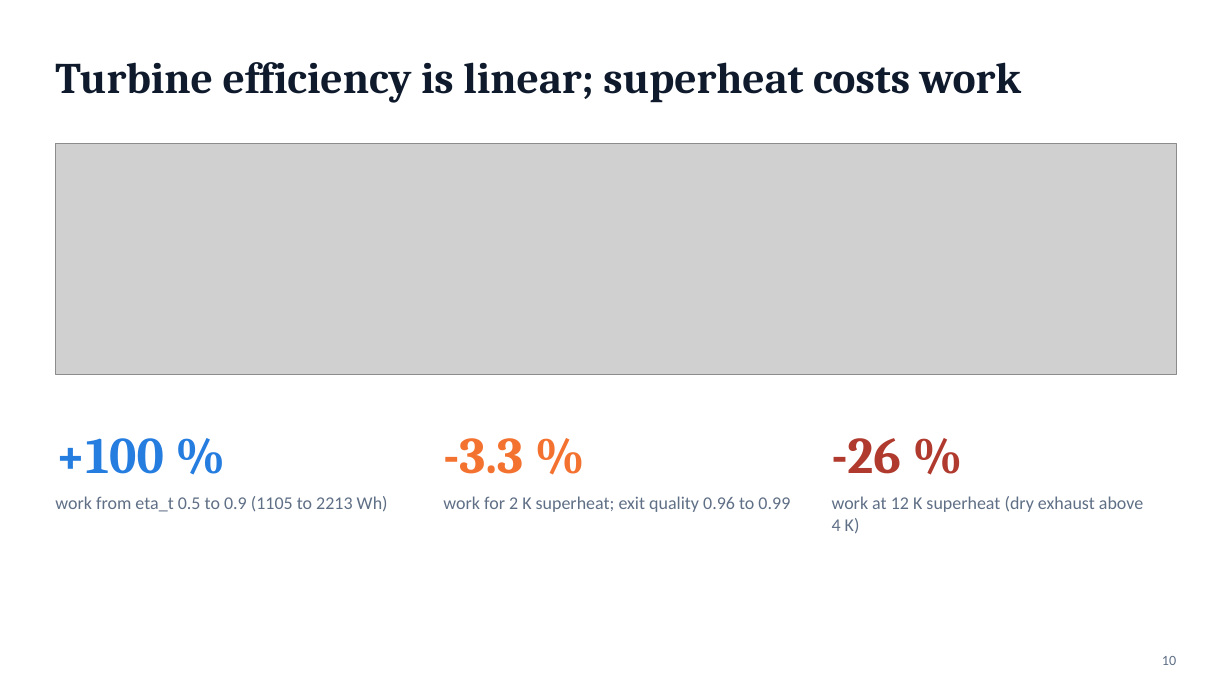
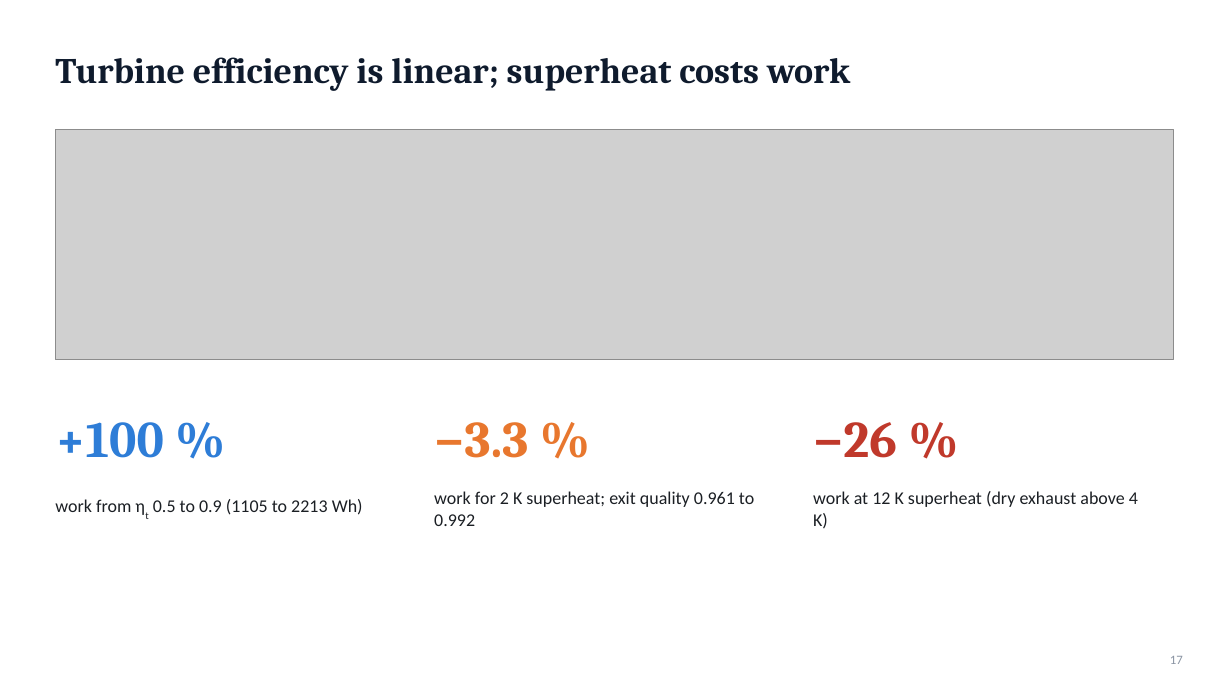
Before and after one commit to markwusc/301finalproject, a slide deck: slide 17 of presentation/Solar_Rankine_Lab_Presentation.pptx (slide 10 before the commit). Drawn at 1232x693 pixels with LibreOffice and Linux fonts; fonts in the diff are those of the drawing; grey boxes stand for pictures. Boxes give left, top, right and bottom in pixels: in the first picture for what was removed or moved away, otherwise in the second. Text is boxed around its words. In the diff, an @@ line names an element or a change of style, - is before the commit and + after.

```diff
--- a/presentation/Solar_Rankine_Lab_Presentation.pptx
+++ b/presentation/Solar_Rankine_Lab_Presentation.pptx
@@ title "Turbine efficiency is linear; superheat ..." at bbox=[55, 57, 850, 91]: size 34 to 28 pt @@
@@ picture: place and size @@
-picture at bbox=[55, 143, 1177, 374]
+picture at bbox=[55, 129, 1174, 360]
@@ text "+100 %": place and size @@
-text "+100 %" at bbox=[55, 438, 164, 474]
+text "+100 %" at bbox=[55, 422, 164, 458]
@@ text "+100 %" at bbox=[55, 422, 164, 458]: text colour #257DE0 to #2E7DD7 @@
@@ text at bbox=[434, 422, 528, 458]: text changed; text colour #F47230 to #E8772E @@
--3.3 %
+−3.3 %
@@ text at bbox=[813, 422, 897, 458]: text changed; text colour #B03A2E to #C0392B @@
--26 %
+−26 %
@@ text "work from ηt 0.5 to ..." at bbox=[55, 499, 363, 515]: vertical alignment top to middle @@
@@ text "work for 2 K superheat; ..." at bbox=[434, 491, 754, 526]: vertical alignment top to middle @@
@@ text "work at 12 K superheat ...": place and size @@
-text "work at 12 K superheat ..." at bbox=[832, 496, 1143, 534]
+text "work at 12 K superheat ..." at bbox=[813, 491, 1138, 528]
@@ text "work at 12 K superheat ..." at bbox=[813, 491, 1138, 528]: text colour #5F6F86 to #1B1F24; vertical alignment top to middle @@
@@ text at bbox=[55, 499, 363, 515]: text changed; text colour #5F6F86 to #1B1F24 @@
-work from eta_t 0.5 to 0.9 (1105 to 2213 Wh)
+work from ηt 0.5 to 0.9 (1105 to 2213 Wh)
@@ text at bbox=[434, 491, 754, 526]: text changed; text colour #5F6F86 to #1B1F24 @@
-work for 2 K superheat; exit quality 0.96 to 0.99
+work for 2 K superheat; exit quality 0.961 to 0.992
@@ page number removed at bbox=[1162, 656, 1176, 665] @@
-10
@@ page number added at bbox=[1170, 656, 1183, 664], 10 pt, text #8A94A3 @@
+17
```
Also in this commit, not shown: 6 other slides changed, 13 slides added, 6 slides removed, 1 other file.
